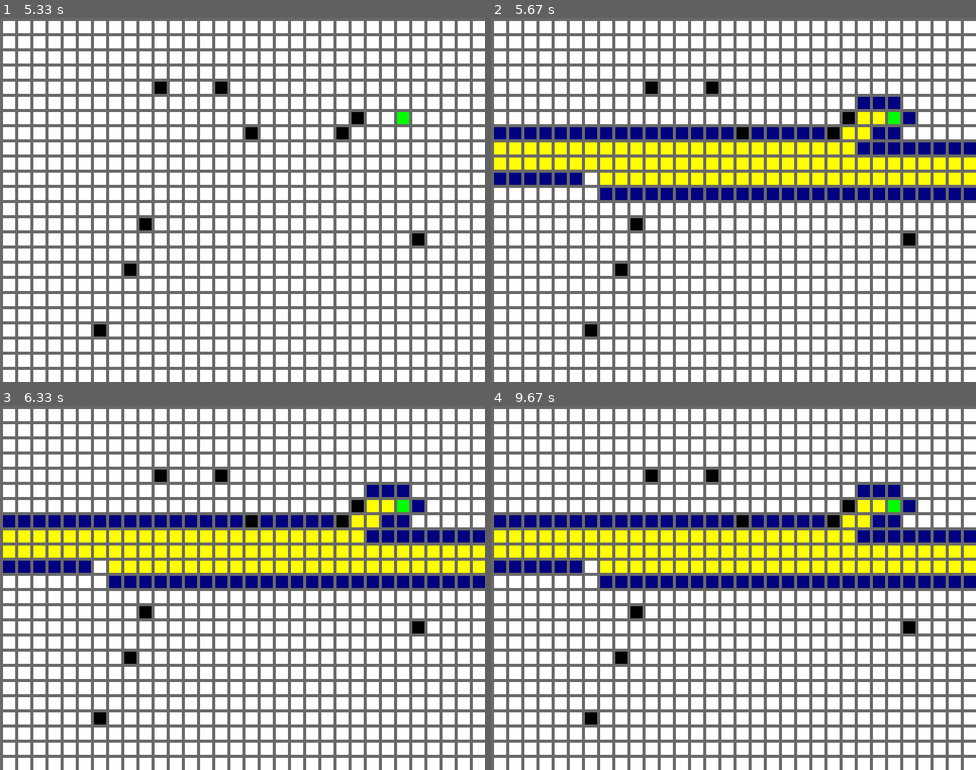
Above: before the commit, frames 1-4 (two rows, left to right).
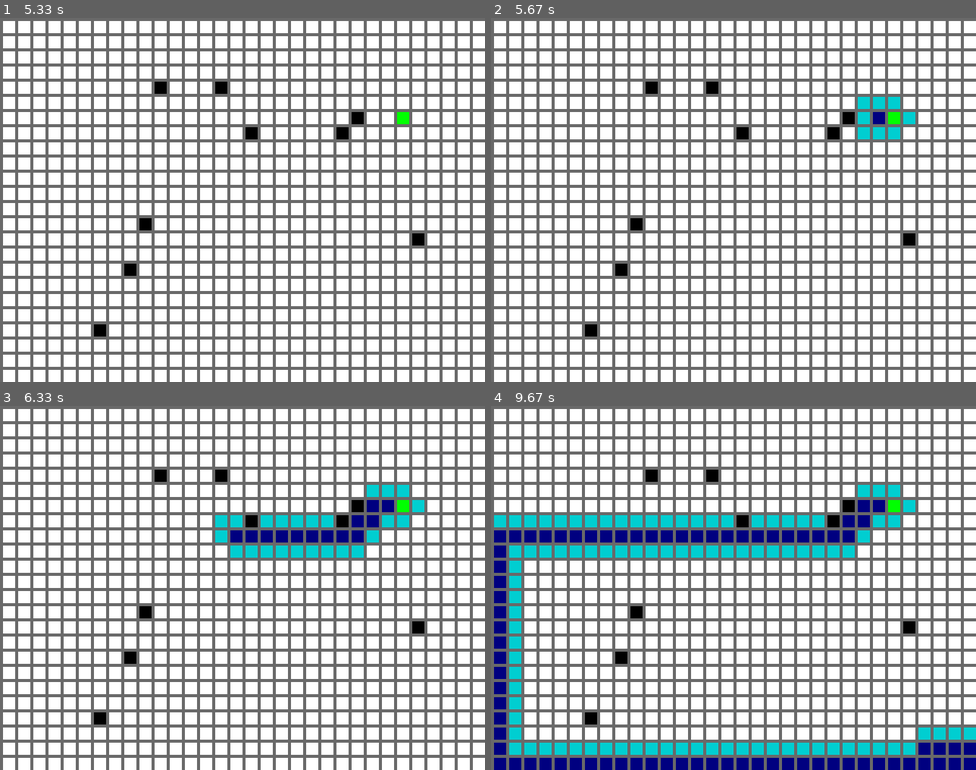
Above: after the commit, the same moments.

Repository: joshhait/PygamePathfindingVis
Game: pygame game, started from main.py
The game is run twice, just before and just after one commit, with the same random seed, the same clock (stepped at 60 frames per second) and the same inputs.
Inputs (mouse positions are in pixels of both pictures, inside the frame that each line leads up to):
- Up to frame 1 (5.33 s): tap 1 at 0.33, 3.83 s; tap S at 0.67, 1.67, 2.73, 3.03, 4.9 s; tap 2 at 1 s; press the mouse at (164, 79) at 1.37 s; move the mouse to (252, 127) at 1.47 s; release the mouse at (339, 170) at 1.6 s; click (344, 134) at 2.05 s; click (349, 112) at 2.38 s; click (101, 178) at 2.75 s; tap T at 2.82, 4.98 s; click (97, 334) at 3.22 s; click (145, 229) at 3.55 s; click (213, 90) at 4.22 s; click (121, 261) at 4.55 s; click (397, 119) at 4.92 s; click (417, 243) at 5.22 s
- Up to frame 2 (5.67 s): tap 2 at 5.5 s
- Up to frame 3 (6.33 s): no input
- Up to frame 4 (9.67 s): no input

Frame 1 is identical in both runs. In frame 2, 13% of the frame differs, in the area x 0-100%, y 21-50%; in frame 3, 13%; in frame 4, 20%, in the area x 0-100%, y 21-100%.

Commit message:
properly visualize algorithms
Added screen updates to inside the algorithms to see the progress being made by the algorithm rather than just the end product

Diff:
--- a/grid.py
+++ b/grid.py
@@ -120,21 +120,21 @@
             pos = (row-1, col)
             north = (pos, 'North', 1)
             successors.append(north)
+        if col + 1 < self.cols and self.grid[row][col+1] != 1:
+            pos = (row, col+1)
+            east = (pos, 'East', 1)
+            successors.append(east)
         if row + 1 < self.rows and self.grid[row+1][col] != 1:
             pos = (row+1, col)
             south = (pos, 'South', 1)
             successors.append(south)
-        if col + 1 < self.cols and self.grid[row][col+1] != 1:
-            pos = (row, col+1)
-            east = (pos, 'East', 1)
-            successors.append(east)
         if col - 1 >= 0 and self.grid[row][col-1] != 1:
             pos = (row, col-1)
             west = (pos, 'West', 1)
             successors.append(west)
         return successors
 
-    def BFS(self):
+    def BFS(self, screen, clock):
         """
             Uses BFS to find path from source node to target node.
             TODO: add visuals (i.e. change values  of grid so that draw shows it "visualizing")
@@ -160,8 +160,6 @@
                 continue
 
             explored.append(currNode)
-            if currNode != self.getSource() and currNode != self.getTarget():
-                self.grid[currNode[0]][currNode[1]] = 4
 
             if self.isTarget(currNode):
                 targetFound = True
@@ -171,19 +169,30 @@
                 nextXY = succ[0]
                 nextDir = succ[1]
                 nextCost = succ[2]
-                if nextXY != self.getSource() and nextXY != self.getTarget():
-                    self.grid[nextXY[0]][nextXY[1]] = 5
+                if nextXY != self.getSource() and nextXY != self.getTarget() and self.grid[nextXY[0]][nextXY[1]] == 0:
+                    self.grid[nextXY[0]][nextXY[1]] = 4
+                    screen.fill((105, 105, 105))
+                    self.drawGrid(screen)
+                    pygame.display.flip()
+                    clock.tick(60)
 
                 pathToSucc = currPath + [nextXY]
 
                 fringe.push((nextXY, pathToSucc))
+
+            if currNode != self.getSource() and currNode != self.getTarget():
+                self.grid[currNode[0]][currNode[1]] = 5
+                screen.fill((105, 105, 105))
+                self.drawGrid(screen)
+                pygame.display.flip()
+                clock.tick(60)
 
         if targetFound:
             for node in currPath:
                 if node != self.getTarget():
                     self.grid[node[0]][node[1]] = 6
 
-    def DFS(self):
+    def DFS(self, screen, clock):
             """
                 Uses DFS to find path from source node to target node.
                 TODO: add visuals (i.e. change values  of grid so that draw shows it "visualizing")
@@ -209,8 +218,6 @@
                     continue
 
                 explored.append(currNode)
-                if currNode != self.getSource() and currNode != self.getTarget():
-                    self.grid[currNode[0]][currNode[1]] = 4
 
                 if self.isTarget(currNode):
                     targetFound = True
@@ -220,12 +227,23 @@
                     nextXY = succ[0]
                     nextDir = succ[1]
                     nextCost = succ[2]
-                    if nextXY != self.getSource() and nextXY != self.getTarget():
-                        self.grid[nextXY[0]][nextXY[1]] = 5
+                    if nextXY != self.getSource() and nextXY != self.getTarget() and self.grid[nextXY[0]][nextXY[1]] == 0:
+                        self.grid[nextXY[0]][nextXY[1]] = 4
+                        screen.fill((105, 105, 105))
+                        self.drawGrid(screen)
+                        pygame.display.flip()
+                        clock.tick(60)
 
                     pathToSucc = currPath + [nextXY]
 
                     fringe.push((nextXY, pathToSucc))
+
+                if currNode != self.getSource() and currNode != self.getTarget():
+                    self.grid[currNode[0]][currNode[1]] = 5
+                    screen.fill((105, 105, 105))
+                    self.drawGrid(screen)
+                    pygame.display.flip()
+                    clock.tick(60)
 
             if targetFound:
                 for node in currPath:
--- a/main.py
+++ b/main.py
@@ -101,9 +101,9 @@
                             grid.removeTarget()
                             grid.setTarget(row, col)
                 elif event.key == pygame.K_1:
-                    grid.BFS()
+                    grid.BFS(screen, clock)
                 elif event.key == pygame.K_2:
-                    grid.DFS()
+                    grid.DFS(screen, clock)
 
         # tock here and update tick to tock
 
